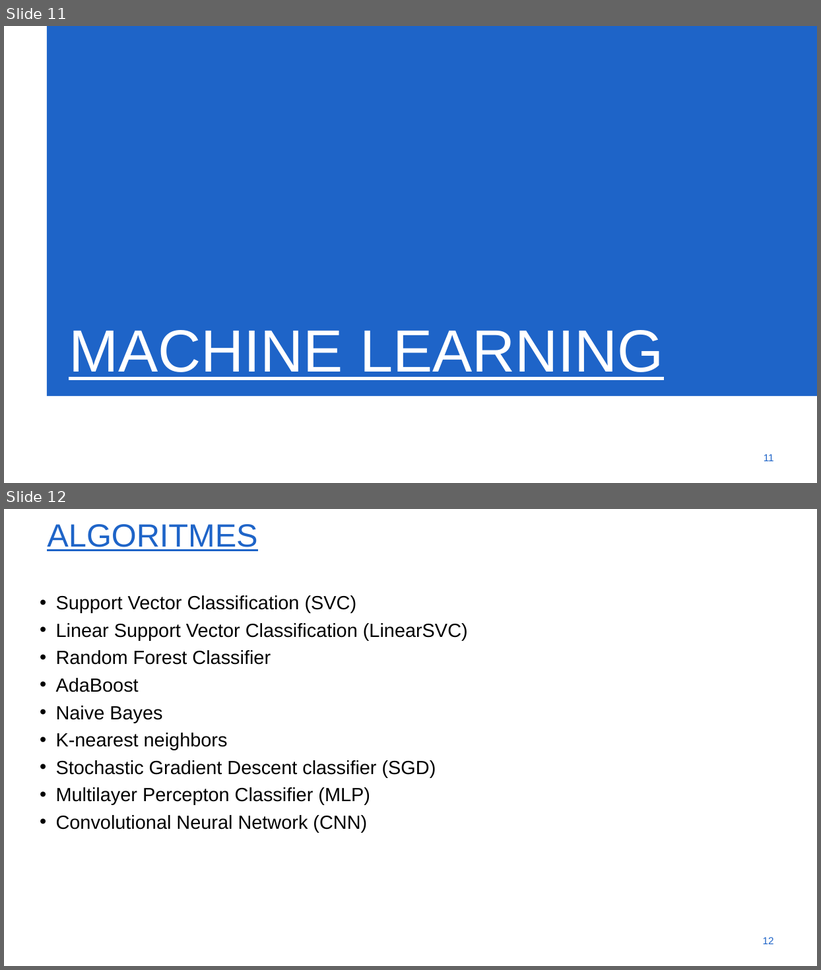
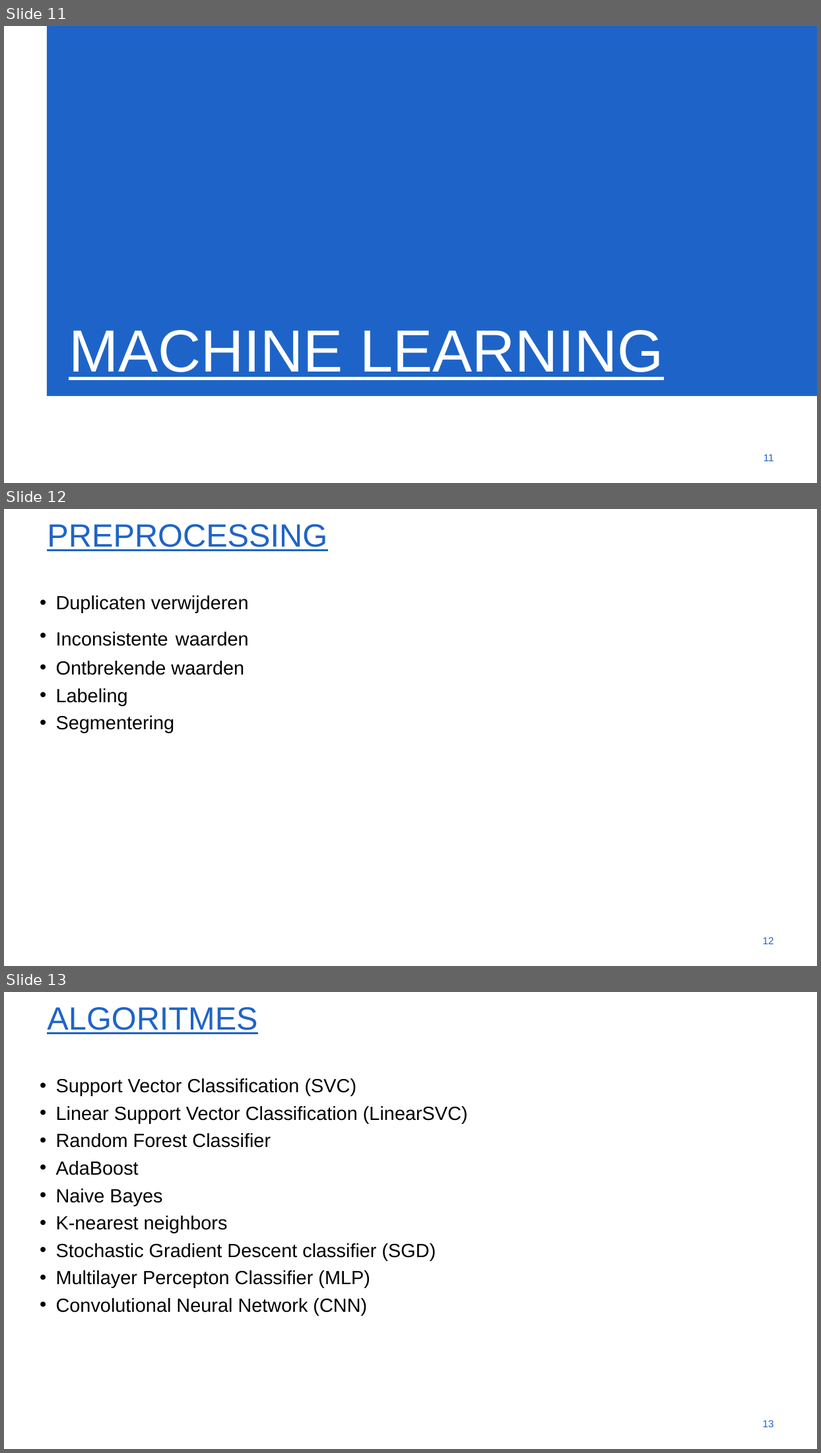
Before and after one commit to ethienpont/Ontwerp-en-ontwikkeling-van-een-Android-gezondheidsapplicatie-gefocust-op-rope-skipping, a slide deck: presentatie - 19 april.pptx. Shown one above the other, each under a label of ours: slides 11 and 12 before the commit, slides 11, 12 and 13 after it. The pictures are 821x970 and 821x1453 pixels, drawn with LibreOffice and Linux fonts; fonts in the diff are those of the drawing; background and template pictures are left out. Boxes give left, top, right and bottom in pixels: in the first picture for what was removed or moved away, otherwise in the second. Text is boxed around its words. In the diff, an @@ line names an element or a change of style, - is before the commit and + after.

```diff
--- a/presentatie - 19 april.pptx
+++ b/presentatie - 19 april.pptx
@@ slide 12 added at <box>4,509,817,966</box>, background #FFFFFF @@
@@ title added at <box>47,524,327,551</box>, 54 pt, text #1E64C8, underline @@
+PREPROCESSING
@@ text added at <box>56,595,249,733</box>, 32 pt, text #000000 @@
+• Duplicaten verwijderen
+• Inconsistente waarden
+• Ontbrekende waarden
+• Labeling
+• Segmentering
@@ page number added at <box>763,937,774,945</box>, 17.1 pt, text #1E64C8 @@
+12
@@ what was slide 12 is now slide 13 @@
@@ page number at <box>763,1420,774,1428</box>: text changed @@
-12
+13
```
Also in this commit, not shown: 7 slides changed, 17 other files.
